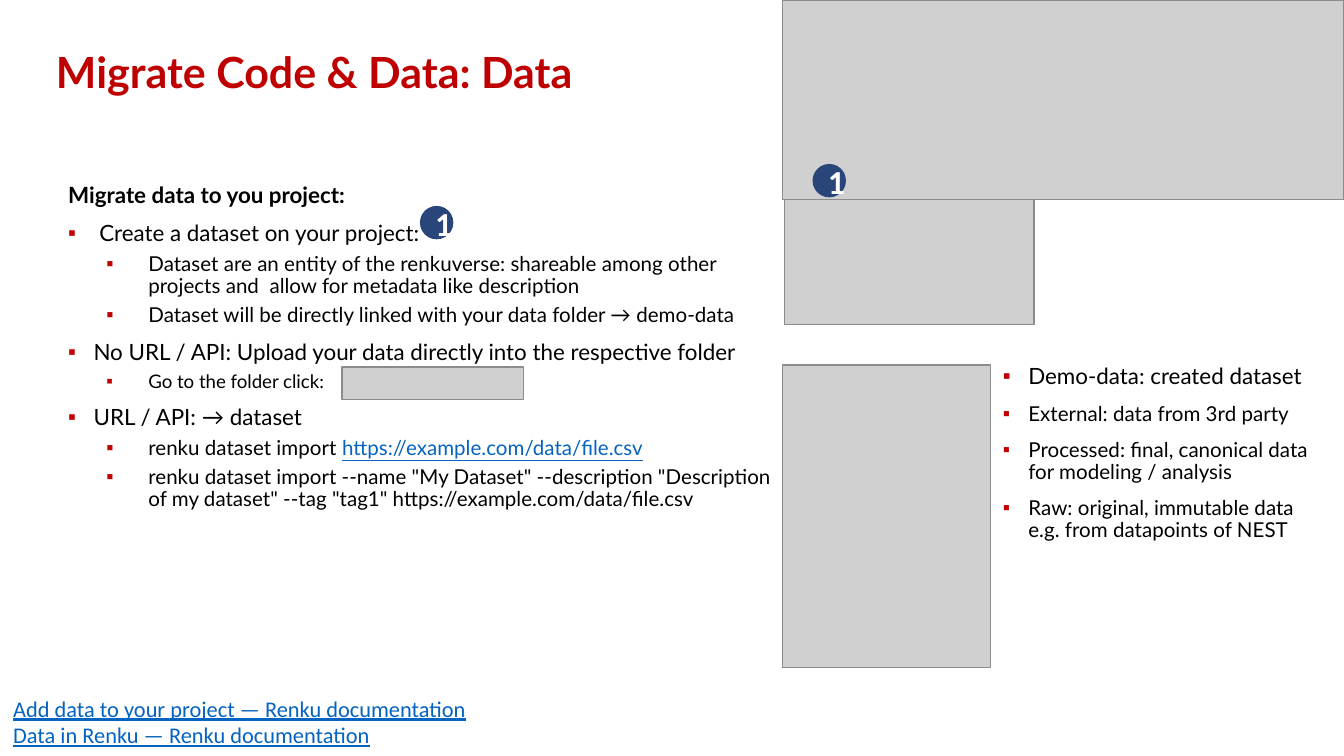
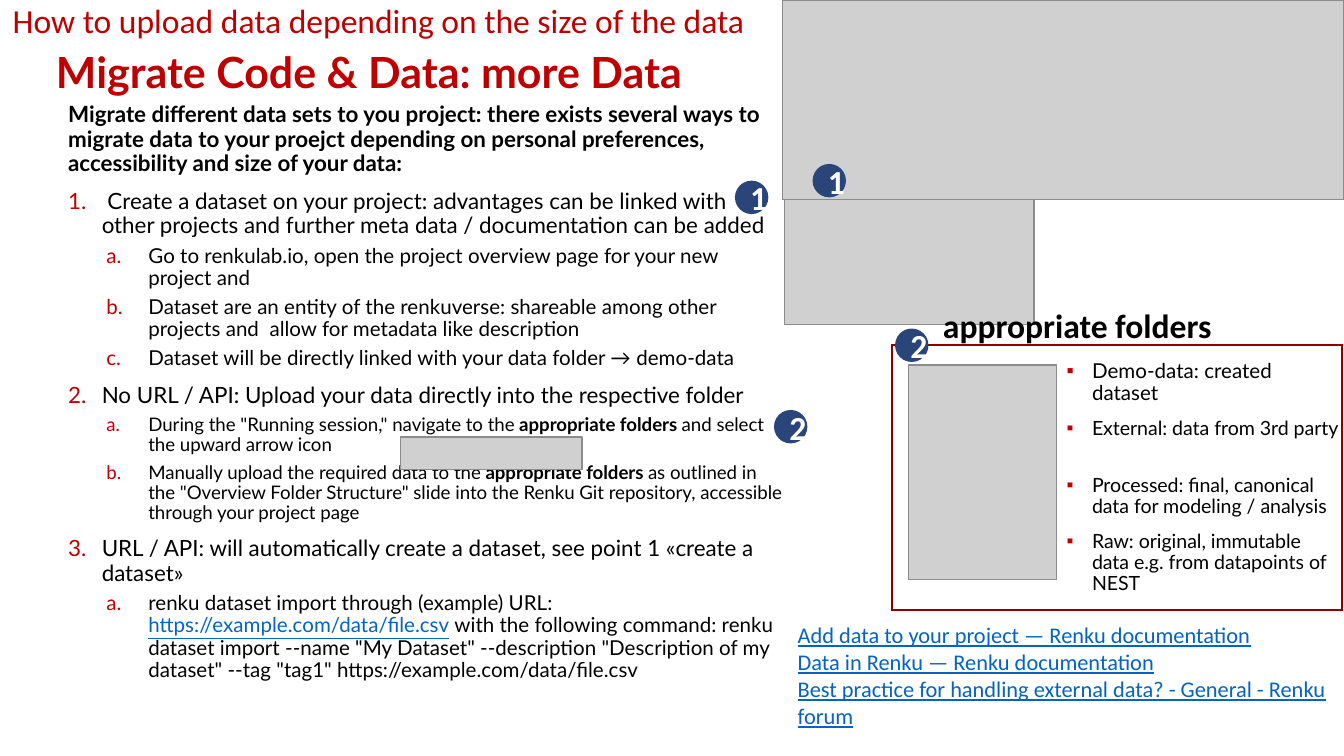
Before and after one commit to hues-platform/renku_templates, a slide deck: slide 11 of python/Draft_Renku_Checklist_V01.pptx (slide 7 before the commit). Drawn at 1344x756 pixels with LibreOffice and Linux fonts; fonts in the diff are those of the drawing; grey boxes stand for pictures; background and template pictures are left out. Boxes give left, top, right and bottom in pixels: in the first picture for what was removed or moved away, otherwise in the second. Text is boxed around its words. In the diff, an @@ line names an element or a change of style, - is before the commit and + after.

Commit message:
updated draft renku checklist

```diff
--- a/python/Draft_Renku_Checklist_V01.pptx
+++ b/python/Draft_Renku_Checklist_V01.pptx
@@ text added at (x1=13, y1=9, x2=587, y2=365), 18 pt, text #BE0000 @@
+How to upload data depending on the size of the data
@@ title at (x1=56, y1=56, x2=681, y2=96): text changed @@
-Migrate Code & Data: Data
+Migrate Code & Data: more Data
@@ subtitle "Migrate different data sets to ..." moved from (x1=68, y1=186, x2=770, y2=510) to (x1=68, y1=105, x2=782, y2=681) @@
@@ subtitle at (x1=68, y1=105, x2=765, y2=289): text changed @@
-Migrate data to you project:
-▪ Create a dataset on your project:
+Migrate different data sets to you project: there exists several ways to migrate data to your proejct depending on personal preferences, accessibility and size of your data:
+1. Create a dataset on your project: advantages can be linked with other projects and further meta data / documentation can be added
+  a. Go to renkulab.io, open the project overview page for your new project and
@@ ellipse "1" moved from (x1=419, y1=206, x2=453, y2=239) to (x1=735, y1=180, x2=769, y2=214) @@
@@ subtitle at (x1=102, y1=299, x2=744, y2=407): bullet ▪ to a.; bullet ▪ to 1. @@
@@ ellipse added at (x1=895, y1=328, x2=929, y2=362), fill #2A457A, 18 pt, text #FFFFFF, bold @@
+2
@@ rectangle added at (x1=892, y1=345, x2=1343, y2=610), outline #8D0000 1 pt @@
@@ picture resized from (x1=782, y1=366, x2=991, y2=668) to (x1=909, y1=366, x2=1056, y2=581) @@
@@ text "Demo-data: created dataset" moved from (x1=1028, y1=367, x2=1307, y2=541) to (x1=1092, y1=363, x2=1339, y2=590) @@
@@ text "Demo-data: created dataset" at (x1=1092, y1=363, x2=1339, y2=590): size 12 to 11 pt in "Demo-data: created dataset"; size 11 to 10.5 pt in "External: data from 3rd party", "Processed: final, canonical data for modeling / ...", "Raw: original, immutable data e.g. from datapoints ..." @@
@@ subtitle at (x1=102, y1=417, x2=782, y2=681): text changed; size 11 to 10 pt @@
-  ▪ Go to the folder click:
-▪ URL / API: → dataset
-  ▪ renku dataset import https://example.com/data/file.csv
-  ▪ renku dataset import --name "My Dataset" --description "Description of my dataset" --tag "tag1" https://example.com/data/file.csv
+  a. During the "Running session," navigate to the appropriate folders and select the upward arrow icon
+  b. Manually upload the required data to the appropriate folders as outlined in the "Overview Folder Structure" slide into the Renku Git repository, accessible through your project page
+3. URL / API: will automatically create a dataset, see point 1 «create a dataset»
+  a. renku dataset import through (example) URL: https://example.com/data/file.csv with the following command: renku dataset import --name "My Dataset" --description "Description of my dataset" --tag "tag1" https://example.com/data/file.csv
@@ text added at (x1=519, y1=417, x2=677, y2=434), 18 pt, text #000000, bold @@
+appropriate folders
@@ ellipse added at (x1=774, y1=410, x2=808, y2=444), fill #2A457A, 18 pt, text #FFFFFF, bold @@
+2
@@ picture moved from (x1=341, y1=367, x2=523, y2=399) to (x1=401, y1=437, x2=582, y2=469) @@
@@ text "Add data to your project ..." moved from (x1=13, y1=701, x2=465, y2=747) to (x1=798, y1=627, x2=1325, y2=728) @@
@@ text at (x1=798, y1=681, x2=1325, y2=728): paragraph added @@
+Best practice for handling external data? - General - Renku forum
```
Also in this commit, not shown: 11 other slides changed, 5 slides added.
